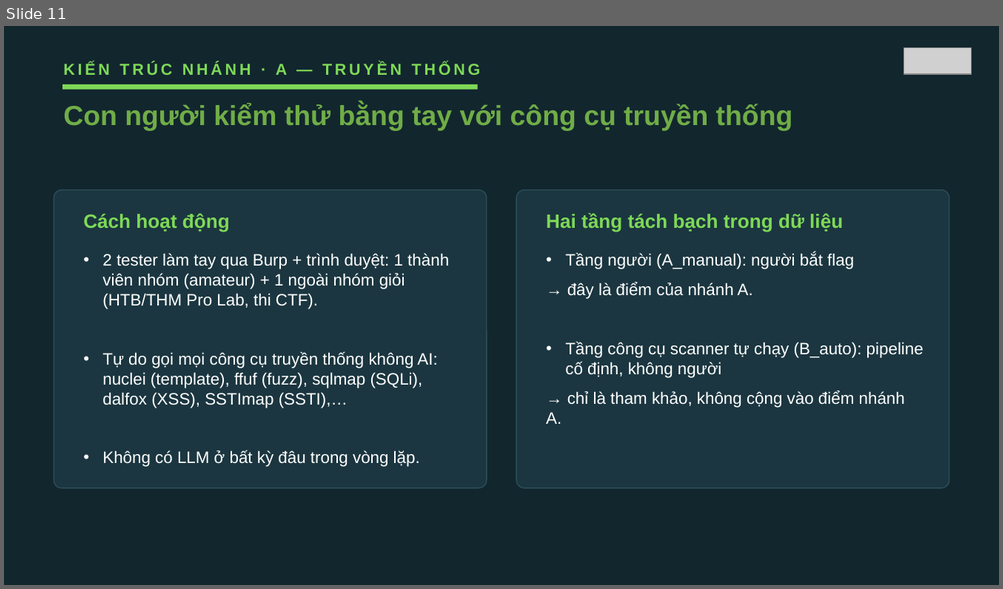
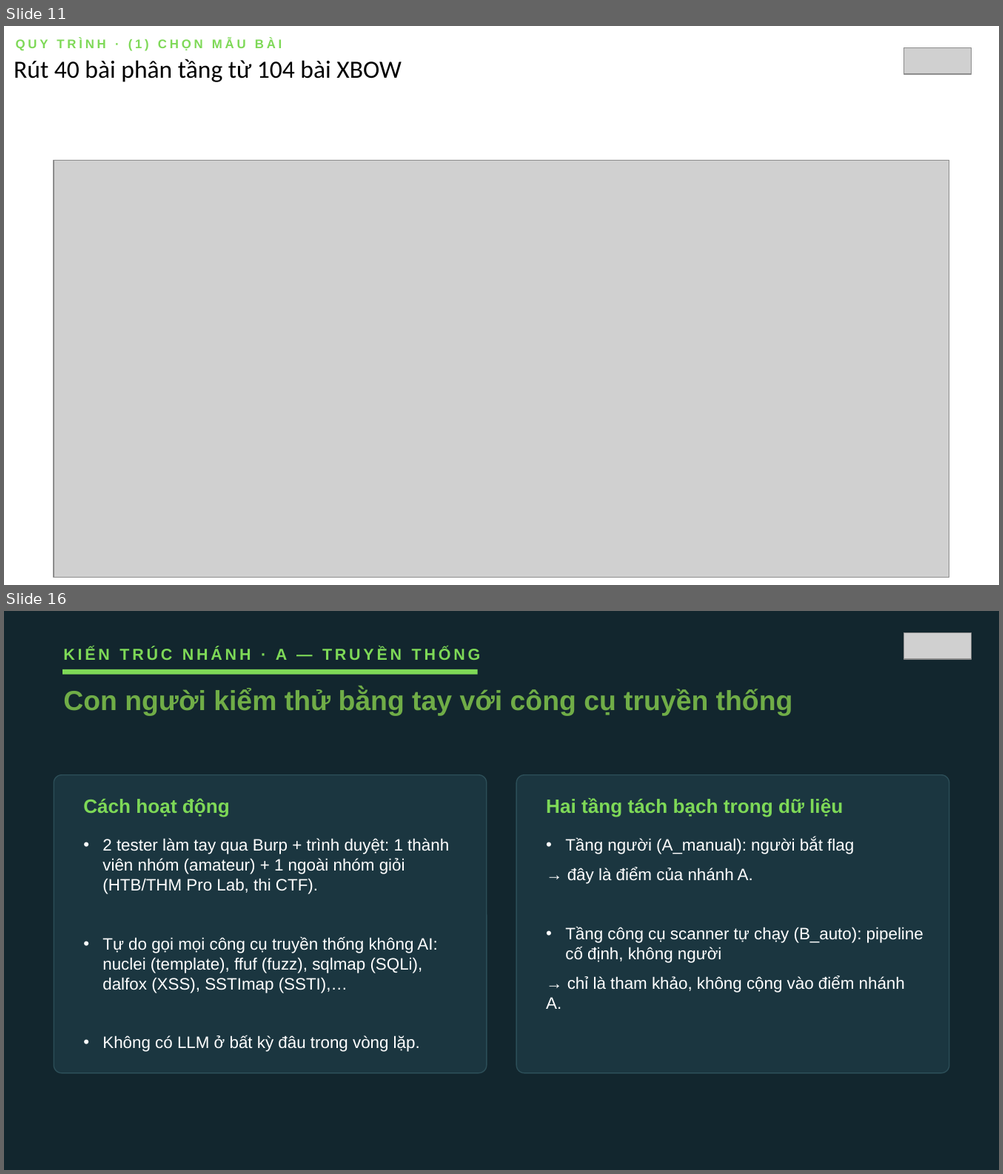
Before and after one commit to VuNguyenBinh/KLTN-FA26, a slide deck: Slide/KTLN_slide.pptx. Shown one above the other, each under a label of ours: slide 11 before the commit, slides 11 and 16 after it; the slides between them are not shown. The pictures are 1003x589 and 1003x1174 pixels, drawn with LibreOffice and Linux fonts; fonts in the diff are those of the drawing; grey boxes stand for pictures. Boxes give left, top, right and bottom in pixels: in the first picture for what was removed or moved away, otherwise in the second. Text is boxed around its words. In the diff, an @@ line names an element or a change of style, - is before the commit and + after.

```diff
--- a/Slide/KTLN_slide.pptx
+++ b/Slide/KTLN_slide.pptx
@@ slide 11 added at bbox=[4, 26, 999, 585], background #FFFFFF @@
@@ text added at bbox=[16, 38, 282, 51], 9 pt, text #7ED957, bold @@
+QUY TRÌNH · (1) CHỌN MẪU BÀI
@@ text added at bbox=[14, 59, 401, 82], 18 pt, text #000000 @@
+Rút 40 bài phân tầng từ 104 bài XBOW
@@ picture added at bbox=[903, 48, 970, 74] @@
@@ picture added at bbox=[54, 160, 949, 578] @@
@@ what was slide 11 is now slide 16 @@
```
Also in this commit, not shown: 4 other slides added, 2 other files.
